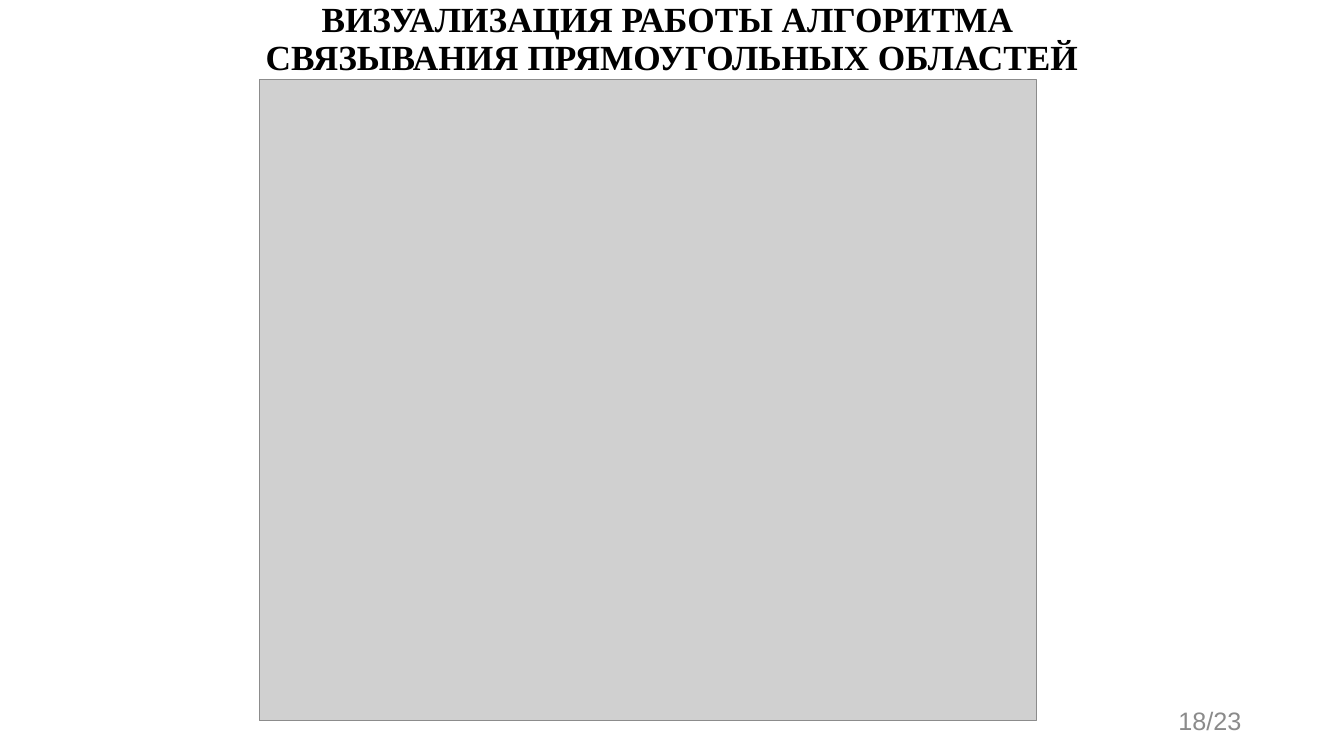
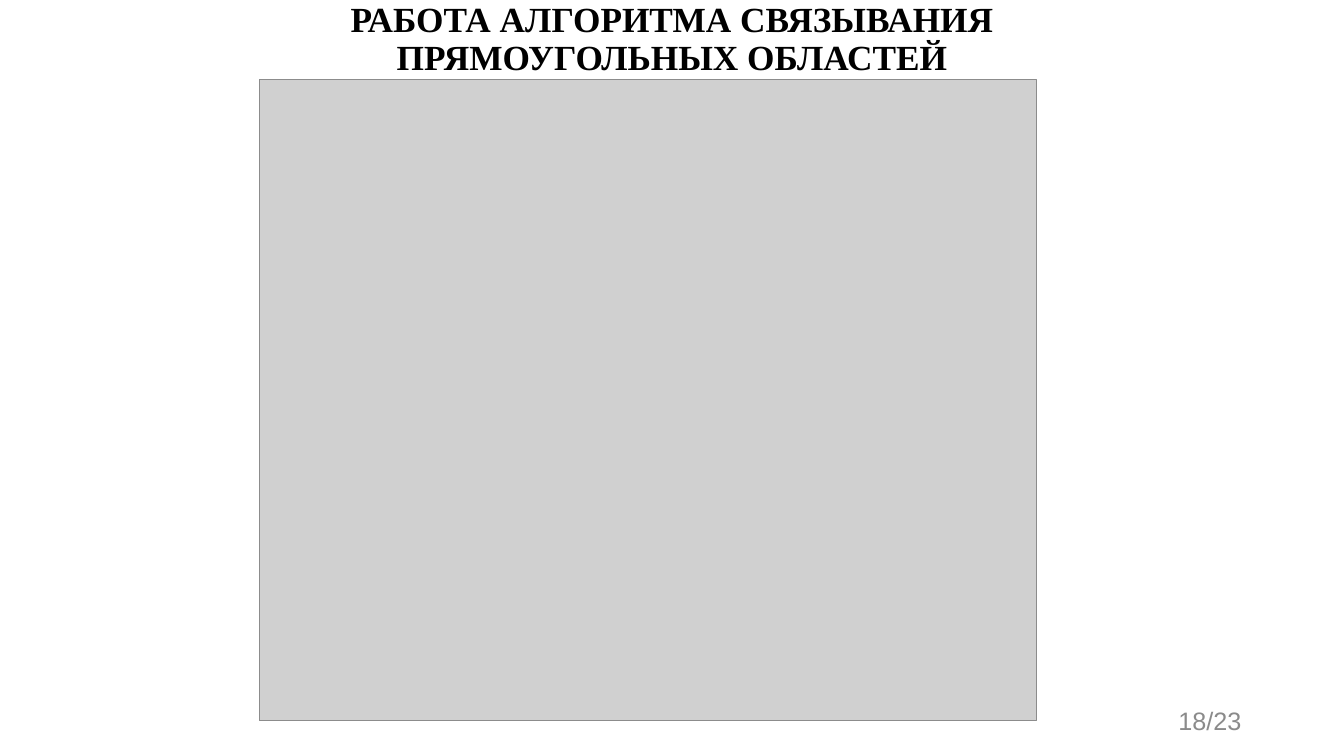
Before and after one commit to evgenkot/uav-route-calculation, a slide deck: slide 18 of doc/GQW/Raschupkin_EV_UAV_Route_Planning.pptx. Drawn at 1344x756 pixels with LibreOffice and Linux fonts; fonts in the diff are those of the drawing; grey boxes stand for pictures. Boxes give left, top, right and bottom in pixels: in the first picture for what was removed or moved away, otherwise in the second. Text is boxed around its words. In the diff, an @@ line names an element or a change of style, - is before the commit and + after.

```diff
--- a/doc/GQW/Raschupkin_EV_UAV_Route_Planning.pptx
+++ b/doc/GQW/Raschupkin_EV_UAV_Route_Planning.pptx
@@ title at (351,8,993,71): text changed @@
-ВИЗУАЛИЗАЦИЯ РАБОТЫ АЛГОРИТМА
-СВЯЗЫВАНИЯ ПРЯМОУГОЛЬНЫХ ОБЛАСТЕЙ
+РАБОТА АЛГОРИТМА СВЯЗЫВАНИЯ ПРЯМОУГОЛЬНЫХ ОБЛАСТЕЙ
```
Also in this commit, not shown: 15 other slides changed, 3 other files.
